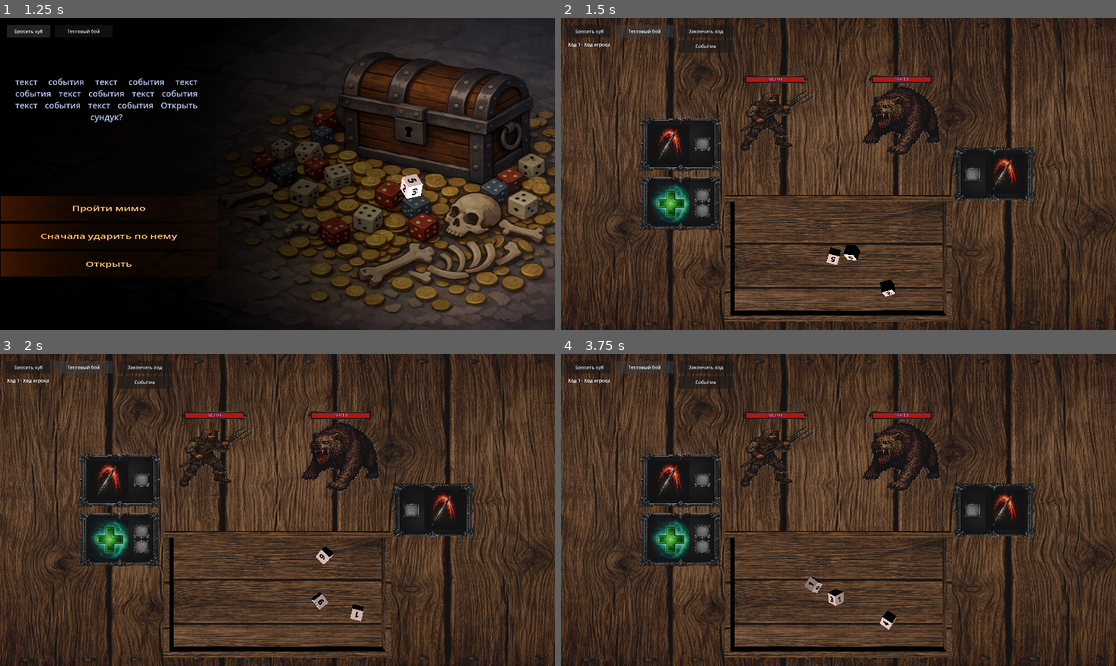
Above: before the commit, frames 1-4 (two rows, left to right).
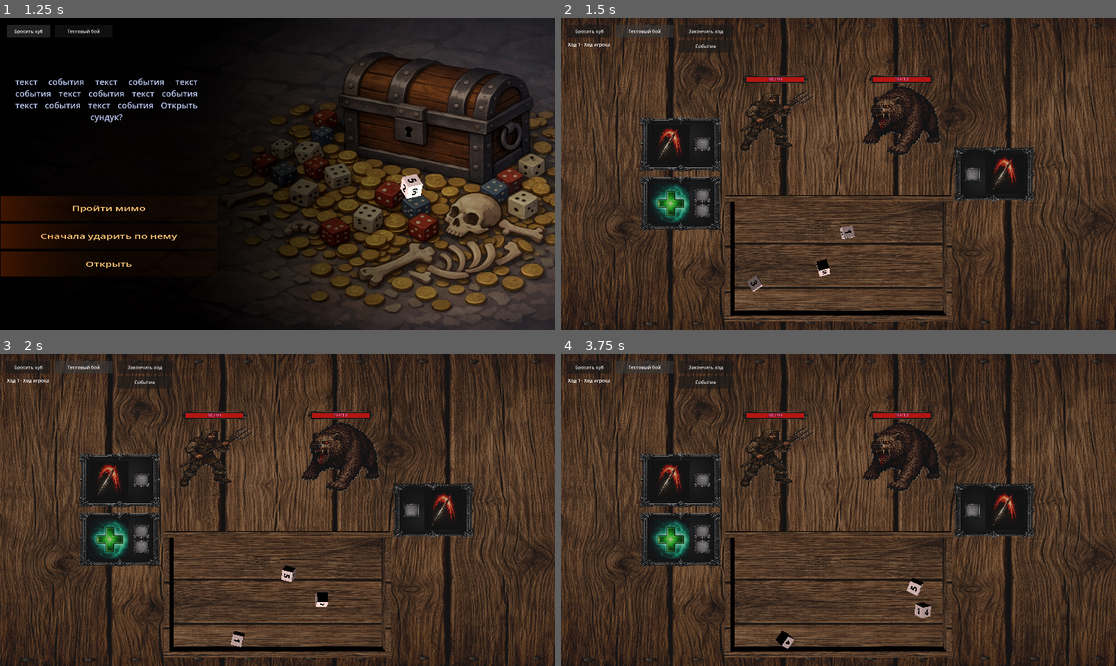
Above: after the commit, the same moments.

Repository: olegbogai-web/dicegame
Game: Godot game, scene res://scenes/event_room.tscn
Same seed, same stepped clock (60 frames per second), same inputs: the game is played once before the commit and once after it. This scene is started directly instead of the project's main scene.
Inputs:
- Up to frame 1 (1.25 s): click "Бросить куб" at 0.5 s
- Up to frame 2 (1.5 s): click "Тестовый бой" at 1.25 s
- Up to frame 3 (2 s): no input
- Up to frame 4 (3.75 s): click "Событие" at 2 s; click "Бросить куб" at 2.75 s; click "Тестовый бой" at 3.5 s

Frame 1 is identical in both runs. In frame 2, 0.6% of the frame differs, in the area x 33-61%, y 66-90%; in frame 3, 0.5%; in frame 4, 0.7%, in the area x 38-67%, y 71-95%.

Commit message:
Add player-driven global map dice rolls after room completion

Diff:
--- a/content/entities/player.gd
+++ b/content/entities/player.gd
@@ -6,6 +6,7 @@
 var current_hp := 0
 var current_armor := 0
 var dice_loadout: Array[DiceDefinition] = []
+var global_map_dice_loadout: Array[DiceDefinition] = []
 var ability_loadout: Array[AbilityDefinition] = []
 var run_flags: Dictionary = {}
 var metadata: Dictionary = {}
@@ -30,12 +31,14 @@
 		current_hp = 0
 		current_armor = 0
 		dice_loadout.clear()
+		global_map_dice_loadout.clear()
 		ability_loadout.clear()
 		run_flags.clear()
 		return
 	current_hp = base_stat.get_resolved_starting_hp()
 	current_armor = base_stat.starting_armor
 	dice_loadout = base_stat.starting_dice.duplicate()
+	global_map_dice_loadout = base_stat.base_cube_global_map.duplicate()
 	ability_loadout = base_stat.starting_abilities.duplicate()
 	run_flags.clear()
 
--- a/content/entities/player_base_stat.gd
+++ b/content/entities/player_base_stat.gd
@@ -14,6 +14,7 @@
 @export_range(0, 999, 1) var starting_hp := DEFAULT_MAX_HP
 @export_range(0, 999, 1) var starting_armor := 0
 @export var starting_dice: Array[DiceDefinition] = []
+@export var base_cube_global_map: Array[DiceDefinition] = []
 @export var starting_abilities: Array[AbilityDefinition] = []
 @export var metadata: Dictionary = {}
 
@@ -28,6 +29,9 @@
 	for dice_definition in starting_dice:
 		if dice_definition == null:
 			return false
+	for global_map_dice_definition in base_cube_global_map:
+		if global_map_dice_definition == null:
+			return false
 	for ability_definition in starting_abilities:
 		if ability_definition == null or not ability_definition.supports_owner(true):
 			return false
--- a/content/global_map/global_map_room.gd
+++ b/content/global_map/global_map_room.gd
@@ -2,6 +2,11 @@
 class_name GlobalMapRoom
 
 const GlobalMapFlowOrchestrator = preload("res://content/global_map/runtime/global_map_flow_orchestrator.gd")
+const BoardController = preload("res://ui/scripts/board_controller.gd")
+const DiceThrowRequestScript = preload("res://content/dice/dice_throw_request.gd")
+const GlobalMapRuntimeState = preload("res://content/global_map/runtime/global_map_runtime_state.gd")
+const BASE_DICE_SCENE = preload("res://content/resources/base_cube.tscn")
+const GLOBAL_MAP_DICE_SIZE_MULTIPLIER := Vector3.ONE / 3.0
 
 @onready var _camera: Camera3D = $camera_map
 @onready var _hero_icon: MeshInstance3D = $hero_icon
@@ -9,6 +14,7 @@
 @onready var _dash: MeshInstance3D = $dash
 @onready var _dash2: MeshInstance3D = $dash2
 @onready var _dash3: MeshInstance3D = $dash3
+@onready var _board: BoardController = $board
 
 var _flow_orchestrator := GlobalMapFlowOrchestrator.new()
 
@@ -17,6 +23,7 @@
 	if _camera != null:
 		_camera.current = true
 	_flow_orchestrator.configure(self, _camera, _hero_icon, _event_icon, [_dash, _dash2, _dash3])
+	_roll_player_global_map_dice_if_needed()
 
 
 func _process(delta: float) -> void:
@@ -25,3 +32,25 @@
 
 func _input(event: InputEvent) -> void:
 	_flow_orchestrator.handle_input(event)
+
+
+func _roll_player_global_map_dice_if_needed() -> void:
+	if _board == null:
+		return
+	if not GlobalMapRuntimeState.consume_should_roll_global_map_dice():
+		return
+	var player := GlobalMapRuntimeState.get_or_create_player()
+	if player == null:
+		return
+	var requests: Array[DiceThrowRequest] = []
+	for dice_definition in player.global_map_dice_loadout:
+		if dice_definition == null:
+			continue
+		var request := DiceThrowRequestScript.create(BASE_DICE_SCENE)
+		request.extra_size_multiplier = GLOBAL_MAP_DICE_SIZE_MULTIPLIER
+		request.metadata["owner"] = &"global_map_player"
+		request.metadata["definition"] = dice_definition
+		requests.append(request)
+	if requests.is_empty():
+		return
+	_board.throw_dice(requests)
--- a/content/global_map/runtime/global_map_runtime_state.gd
+++ b/content/global_map/runtime/global_map_runtime_state.gd
@@ -1,8 +1,14 @@
 extends RefCounted
 class_name GlobalMapRuntimeState
 
+const BattleRoomScript = preload("res://content/rooms/subclasses/battle_room.gd")
+const TEST_PLAYER_TEXTURE = preload("res://assets/entity/monsters/test_player.png")
+
 static var _has_persisted_snapshot := false
 static var _persisted_snapshot: Dictionary = {}
+static var _player_instance: Player
+static var _player_sprite: Texture2D = TEST_PLAYER_TEXTURE
+static var _should_roll_global_map_dice_on_open := false
 
 var is_transition_in_progress := false
 var event_reached := false
@@ -25,3 +31,32 @@
 static func clear_snapshot() -> void:
 	_persisted_snapshot.clear()
 	_has_persisted_snapshot = false
+
+
+static func set_player_context(player: Player, sprite: Texture2D = null) -> void:
+	_player_instance = player
+	if sprite != null:
+		_player_sprite = sprite
+
+
+static func get_or_create_player() -> Player:
+	if _player_instance == null:
+		var test_room := BattleRoomScript.create_test_battle_room()
+		if test_room != null:
+			_player_instance = test_room.player_instance
+	return _player_instance
+
+
+static func get_player_sprite() -> Texture2D:
+	return _player_sprite
+
+
+static func mark_global_map_should_roll_dice() -> void:
+	_should_roll_global_map_dice_on_open = true
+
+
+static func consume_should_roll_global_map_dice() -> bool:
+	if not _should_roll_global_map_dice_on_open:
+		return false
+	_should_roll_global_map_dice_on_open = false
+	return true
--- a/content/rooms/subclasses/battle_room.gd
+++ b/content/rooms/subclasses/battle_room.gd
@@ -9,6 +9,11 @@
 const BattleAbilityRuntime = preload("res://content/combat/runtime/battle_ability_runtime.gd")
 const BattleTurnRuntime = preload("res://content/combat/runtime/battle_turn_runtime.gd")
 const BattleEffectRuntime = preload("res://content/combat/runtime/battle_effect_runtime.gd")
+const DiceDefinitionScript = preload("res://content/dice/resources/dice_definition.gd")
+const DiceFaceDefinitionScript = preload("res://content/dice/resources/dice_face_definition.gd")
+const BONES_DICE_SKIN := preload("res://assets/dice_edges/bones_dice_skin.png")
+const SWORDS_ICON := preload("res://assets/global_map/swords.png")
+const QUESTION_MARK_ICON := preload("res://assets/global_map/question_mark.png")
 
 const PLAYER_SPRITE_POSITION := Vector3(-3.0, 0.01, -2.5)
 const PLAYER_SPRITE_SCALE := Vector3(2.0, 2.0, 2.0)
@@ -332,4 +337,31 @@
 		preload("res://content/resources/base_cube.tres"),
 		preload("res://content/resources/base_cube.tres"),
 	]
+	base_stat.base_cube_global_map = [
+		_build_base_global_map_dice(),
+		_build_base_global_map_dice(),
+	]
 	return Player.new(base_stat)
+
+
+static func _build_base_global_map_dice() -> DiceDefinition:
+	var definition := DiceDefinitionScript.new()
+	definition.dice_name = "base_cube_global_map"
+	definition.base_color = Color(0.96, 0.96, 0.96, 1.0)
+	definition.texture = BONES_DICE_SKIN
+	var faces: Array[DiceFaceDefinition] = []
+	for _index in range(5):
+		var swords_face := DiceFaceDefinitionScript.new()
+		swords_face.text_value = "swords"
+		swords_face.content_type = DiceFaceDefinitionScript.ContentType.ICON
+		swords_face.icon = SWORDS_ICON
+		swords_face.overlay_tint = Color(1.0, 1.0, 1.0, 1.0)
+		faces.append(swords_face)
+	var event_face := DiceFaceDefinitionScript.new()
+	event_face.text_value = "question_mark"
+	event_face.content_type = DiceFaceDefinitionScript.ContentType.ICON
+	event_face.icon = QUESTION_MARK_ICON
+	event_face.overlay_tint = Color(1.0, 1.0, 1.0, 1.0)
+	faces.append(event_face)
+	definition.faces = faces
+	return definition
--- a/scenes/battle_table.gd
+++ b/scenes/battle_table.gd
@@ -6,6 +6,7 @@
 const BattleAbilityRuntime = preload("res://content/combat/runtime/battle_ability_runtime.gd")
 const BattleActivationAnimationRuntime = preload("res://content/combat/runtime/battle_activation_animation_runtime.gd")
 const MonsterTurnRuntime = preload("res://content/monster_ai/monster_turn_runtime.gd")
+const GlobalMapRuntimeState = preload("res://content/global_map/runtime/global_map_runtime_state.gd")
 const BASE_DICE_SCENE = preload("res://content/resources/base_cube.tscn")
 const EVENT_ROOM_SCENE_PATH := "res://scenes/event_room.tscn"
 
@@ -60,7 +61,8 @@
 		configure_from_battle_room(BattleRoomScript.create_test_battle_room())
 	else:
 		_apply_room_data()
-	_initialize_battle_state()
+		_initialize_battle_state()
+	_sync_player_context_for_global_map()
 
 
 func configure_from_battle_room(next_battle_room: BattleRoom) -> void:
@@ -80,6 +82,7 @@
 func set_player_data(player: Player, sprite: Texture2D) -> void:
 	_ensure_battle_room_data()
 	battle_room_data.set_player_data(player, sprite)
+	_sync_player_context_for_global_map()
 	if is_node_ready():
 		_apply_room_data()
 		_initialize_battle_state()
@@ -989,9 +992,16 @@
 
 
 func _on_event_button_pressed() -> void:
+	_sync_player_context_for_global_map()
 	var result := get_tree().change_scene_to_file(EVENT_ROOM_SCENE_PATH)
 	if result != OK:
 		push_warning("Failed to open event room scene: %s" % EVENT_ROOM_SCENE_PATH)
+
+
+func _sync_player_context_for_global_map() -> void:
+	if battle_room_data == null or battle_room_data.player_instance == null:
+		return
+	GlobalMapRuntimeState.set_player_context(battle_room_data.player_instance, battle_room_data.player_view.sprite)
 
 
 func _advance_to_next_turn() -> void:
--- a/scenes/scripts/event_room_controller.gd
+++ b/scenes/scripts/event_room_controller.gd
@@ -8,6 +8,7 @@
 const DiceFaceDefinitionScript = preload("res://content/dice/resources/dice_face_definition.gd")
 const DiceMotionState = preload("res://content/dice/runtime/dice_motion_state.gd")
 const EventOutcomeDefinitionScript = preload("res://content/events/resources/event_outcome_definition.gd")
+const GlobalMapRuntimeState = preload("res://content/global_map/runtime/global_map_runtime_state.gd")
 const BASE_DICE_SCENE = preload("res://content/resources/base_cube.tscn")
 const GLOBAL_MAP_SCENE_PATH := "res://scenes/global_map_room.tscn"
 
@@ -341,6 +342,7 @@
 
 func _open_global_map() -> void:
 	_is_waiting_for_continue = false
+	GlobalMapRuntimeState.mark_global_map_should_roll_dice()
 	var result := get_tree().change_scene_to_file(GLOBAL_MAP_SCENE_PATH)
 	if result != OK:
 		push_warning("Failed to open global map scene: %s" % GLOBAL_MAP_SCENE_PATH)
